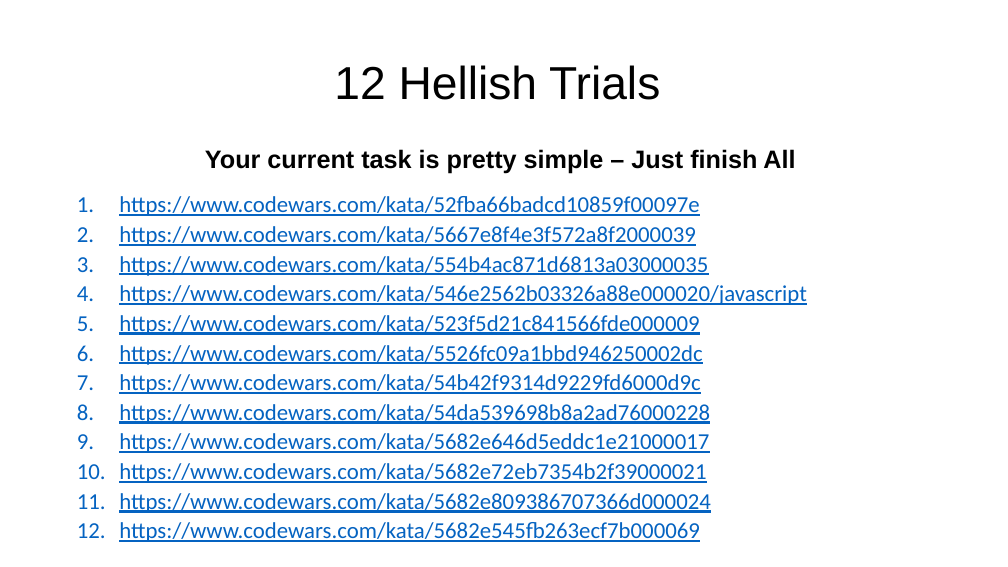
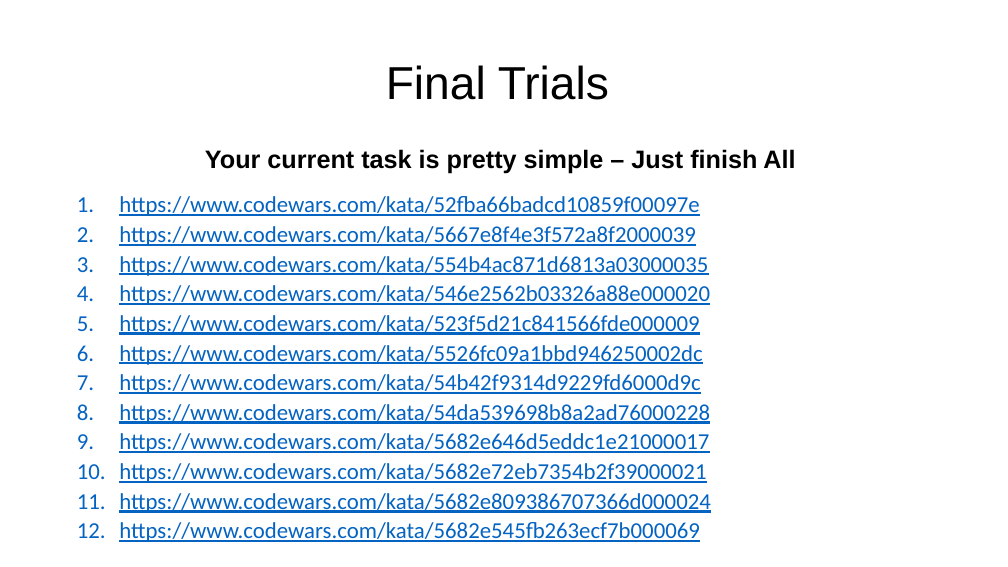
Before and after one commit to WonderLuc/brother-bootcamp, a slide deck: slide 77 of python 101/python_101.pptx (slide 70 before the commit). Drawn at 1008x567 pixels with LibreOffice and Linux fonts; fonts in the diff are those of the drawing; background and template pictures are left out. Boxes give left, top, right and bottom in pixels: in the first picture for what was removed or moved away, otherwise in the second. Text is boxed around its words. In the diff, an @@ line names an element or a change of style, - is before the commit and + after.

```diff
--- a/python 101/python_101.pptx
+++ b/python 101/python_101.pptx
@@ title at [386,65,609,100]: text changed @@
-12 Hellish Trials
+Final Trials
@@ text at [119,285,710,305]: text changed @@
-4. https://www.codewars.com/kata/546e2562b03326a88e000020/javascript
+4. https://www.codewars.com/kata/546e2562b03326a88e000020
```
Also in this commit, not shown: 1 other slide changed, 7 slides added, 2 other files.
